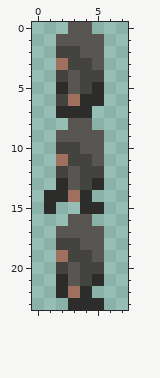
Pixel-art sprite, stored at public/sprite/player_l.png. That is the earlier state.
The file is 8x24 pixels.
Once edited:
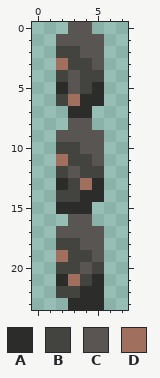
Palette (. is transparent): A #2c2c2a  B #434340  C #585553  D #a06f5e
The exact change:
Changed rows in their new state; - is an unchanged pixel.
first column x 2:
 7 .
first column x 1:
13 --BD-
14 .BB-A
15 .AA-.
first column x 2:
20 -BC-
21 -D--
22 BB-A
Pixel boxes of the changes (left, top, right, bottom) in both pictures:
erased: (56, 106, 68, 118)
changed: (44, 178, 104, 298)
